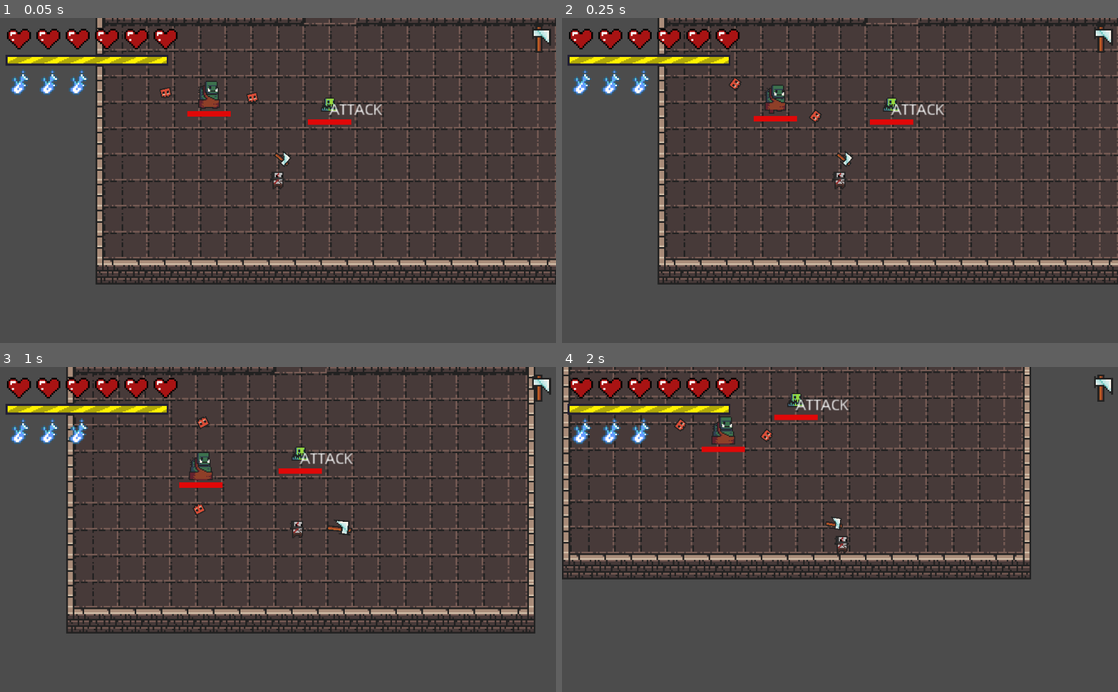
Above: before the commit, frames 1-4 (two rows, left to right).
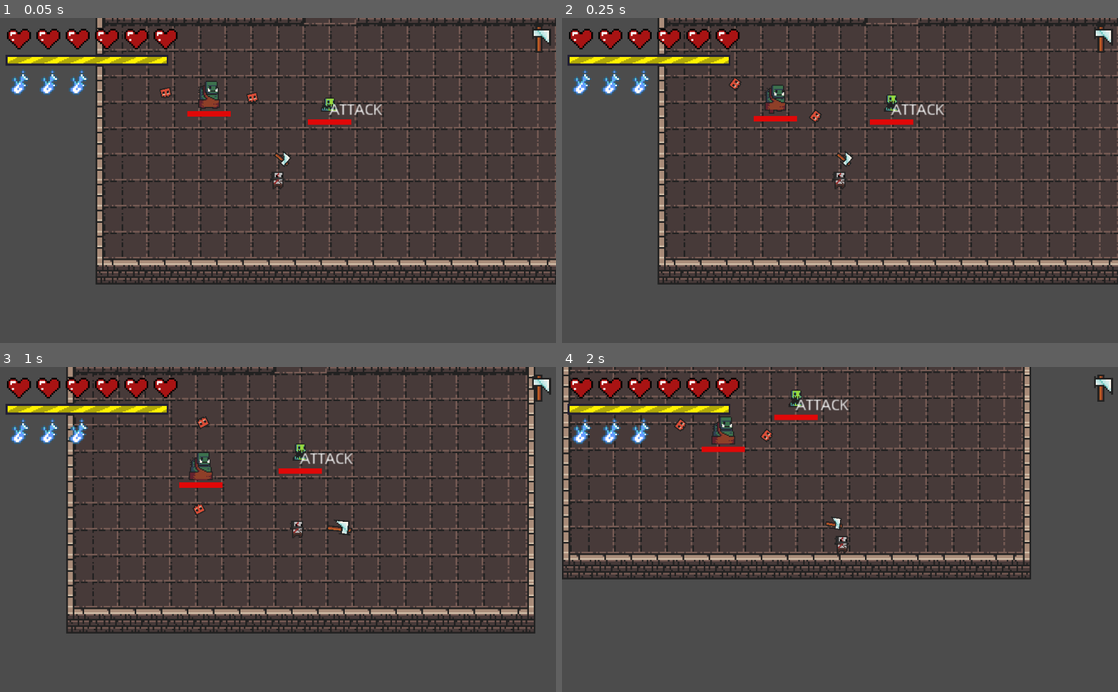
Above: after the commit, the same moments.

Repository: renzoventura/god-of-war
Game: Godot game, scene res://scenes/level/LEVELS/Level1.tscn
The game is run twice, just before and just after one commit, with the same random seed, the same clock (stepped at 60 frames per second) and the same inputs.
Inputs (mouse positions are in pixels of both pictures, inside the frame that each line leads up to):
- Up to frame 1 (0.05 s): no input
- Up to frame 2 (0.25 s): no input
- Up to frame 3 (1 s): move the mouse to (400, 513) at 0.52 s; hold D (right) from 0.53 s (still down); click (400, 513) at 0.6 s
- Up to frame 4 (2 s): move the mouse to (728, 545) at 1.27 s; release D (right) at 1.28 s; hold S (down) from 1.28 s (still down); click (728, 545) at 1.35 s

Frame 1 is identical in both runs. In frame 2, less than 0.1% of the frame differs, in the area x 57-61%, y 23-29%; in frame 3, less than 0.1%; in frame 4, less than 0.1%.

Commit message:
added bullet art

Diff:
--- a/scenes/enemy/AnimationPlayer.gd
+++ b/scenes/enemy/AnimationPlayer.gd
@@ -1,16 +1,11 @@
 extends AnimationPlayer
 
-
-# Declare member variables here. Examples:
-# var a = 2
-# var b = "text"
-
-
-# Called when the node enters the scene tree for the first time.
 func _ready():
 	pass # Replace with function body.
 
+func _on_RangeEnemy_animate_hurt():
+	play("hurt")
 
-# Called every frame. 'delta' is the elapsed time since the previous frame.
-#func _process(delta):
-#	pass
+
+func _on_RangeEnemy_animate_walk():
+	play("idle")
--- a/scenes/enemy/RangeBullet.gd
+++ b/scenes/enemy/RangeBullet.gd
@@ -1,14 +1,16 @@
 extends RigidBody2D
 
 var direction : Vector2 = Vector2.LEFT
-var speed : float = 300
+var speed : float = 150
 
 func _ready():
 	pass
 
+var is_adding = false
 func _process(delta):
 	translate(direction*speed*delta)
-
+	rotation_degrees = rotation_degrees - 5;
+	update_rotation()
 
 func _on_Area2D_area_entered(area):
 	if(area.name == "Player" || area.name == "TileMap"):
@@ -20,3 +22,7 @@
 	if(body.name == "Player" || body.name == "TileMap"):
 #		print("BULLET HIT PLAYER/TILE BODY")
 		queue_free()
+
+func update_rotation():
+	if(abs(rotation_degrees) > 359):
+		rotation_degrees = 0
--- a/scenes/enemy/RangeEnemy.gd
+++ b/scenes/enemy/RangeEnemy.gd
@@ -6,10 +6,12 @@
 var canAttack : bool = false
 var bullet_cooldown : bool = false
 var charge_timer_lenght_list = [1,2,3,4]
+onready var sprite = $"Sprite"
 
 signal animate_hurt
 signal animate_walk
 
+var is_facing_right = false
 
 func _ready():
 	health = 2
@@ -20,14 +22,18 @@
 	bullet_timer.wait_time = charge_timer_lenght_list[randi() % charge_timer_lenght_list.size()]
 	bullet_timer.start()
 
-
-#func idle_feature():
-#	pass
+func idle_feature():
+	animate_idle()
+	var player_node = get_tree().get_root().find_node("Player", true, false)
+	if(detectionZone.overlaps_body(player_node) || detectionZone.overlaps_area(player_node)):
+		state = ATTACK
 
 func frozen_feature():
 	pass
 
 func attack_feature():
+	animate_idle()
+	update_color_if_cooldown()
 	if(canAttack):
 		fireBullet()
 		canAttack = false
@@ -43,11 +49,27 @@
 	var bullet_instance = bullet.instance()
 	var dir = (player.global_position - global_position).normalized()
 	bullet_instance.direction = dir
-	bullet_timer.wait_time = charge_timer_lenght_list[randi() % charge_timer_lenght_list.size()]
 #	print(bullet_timer.wait_time)
 	bullet_container.add_child(bullet_instance)
 	bullet_timer.start()
+#	print("attacked")
 
 func _on_BulletSpawner_timeout():
+	bullet_timer.wait_time = charge_timer_lenght_list[randi() % charge_timer_lenght_list.size()]
 	canAttack = true
 	bullet_cooldown = true
+
+func animate_idle():
+	emit_signal("animate_walk")
+
+func animate_hurt():
+	emit_signal("animate_hurt")
+
+func update_color_if_cooldown():
+#	print("canAttack: " + str(canAttack))
+	if(canAttack):
+#		print("can attack")
+		sprite.modulate = Color(255, 75 ,75)
+	else:
+#		print("NOT attack")
+		sprite.modulate = Color(1,1,1)
--- a/scenes/enemy/RangeEnemy.tscn
+++ b/scenes/enemy/RangeEnemy.tscn
@@ -1,23 +1,60 @@
-[gd_scene load_steps=5 format=2]
+[gd_scene load_steps=7 format=2]
 
 [ext_resource path="res://scenes/enemy/Enemy.tscn" type="PackedScene" id=1]
 [ext_resource path="res://assets/enemy/ranger-Sheet.png" type="Texture" id=2]
 [ext_resource path="res://scenes/enemy/RangeEnemy.gd" type="Script" id=3]
 [ext_resource path="res://scenes/enemy/AnimationPlayer.gd" type="Script" id=4]
 
+[sub_resource type="Animation" id=2]
+resource_name = "hurt"
+length = 0.3
+tracks/0/type = "value"
+tracks/0/path = NodePath(".:frame")
+tracks/0/interp = 1
+tracks/0/loop_wrap = true
+tracks/0/imported = false
+tracks/0/enabled = true
+tracks/0/keys = {
+"times": PoolRealArray( 0, 0.3 ),
+"transitions": PoolRealArray( 1, 1 ),
+"update": 1,
+"values": [ 3, 1 ]
+}
+
+[sub_resource type="Animation" id=1]
+resource_name = "idle"
+tracks/0/type = "value"
+tracks/0/path = NodePath(".:frame")
+tracks/0/interp = 1
+tracks/0/loop_wrap = true
+tracks/0/imported = false
+tracks/0/enabled = true
+tracks/0/keys = {
+"times": PoolRealArray( 0, 0.2, 0.4, 0.6, 0.8 ),
+"transitions": PoolRealArray( 1, 1, 1, 1, 1 ),
+"update": 1,
+"values": [ 0, 1, 2, 0, 1 ]
+}
+
 [node name="RangeEnemy" instance=ExtResource( 1 )]
 script = ExtResource( 3 )
 
 [node name="Sprite" parent="." index="0"]
+modulate = Color( 1, 0.294118, 0.294118, 1 )
 texture = ExtResource( 2 )
 vframes = 2
 hframes = 3
 
 [node name="AnimationPlayer" type="AnimationPlayer" parent="Sprite" index="0"]
+anims/hurt = SubResource( 2 )
+anims/idle = SubResource( 1 )
 script = ExtResource( 4 )
 
 [node name="EnemyHitbox" parent="." index="2"]
 visible = true
+
+[node name="CollisionShape2D" parent="EnemyHitbox" index="0"]
+visible = false
 
 [node name="AI" parent="." index="3"]
 visible = true
@@ -31,4 +68,6 @@
 [node name="BulletSpawner" type="Timer" parent="." index="8"]
 wait_time = 3.0
 one_shot = true
+[connection signal="animate_hurt" from="." to="Sprite/AnimationPlayer" method="_on_RangeEnemy_animate_hurt"]
+[connection signal="animate_walk" from="." to="Sprite/AnimationPlayer" method="_on_RangeEnemy_animate_walk"]
 [connection signal="timeout" from="BulletSpawner" to="." method="_on_BulletSpawner_timeout"]
Binary file changed: assets/enemy/bullet.png
